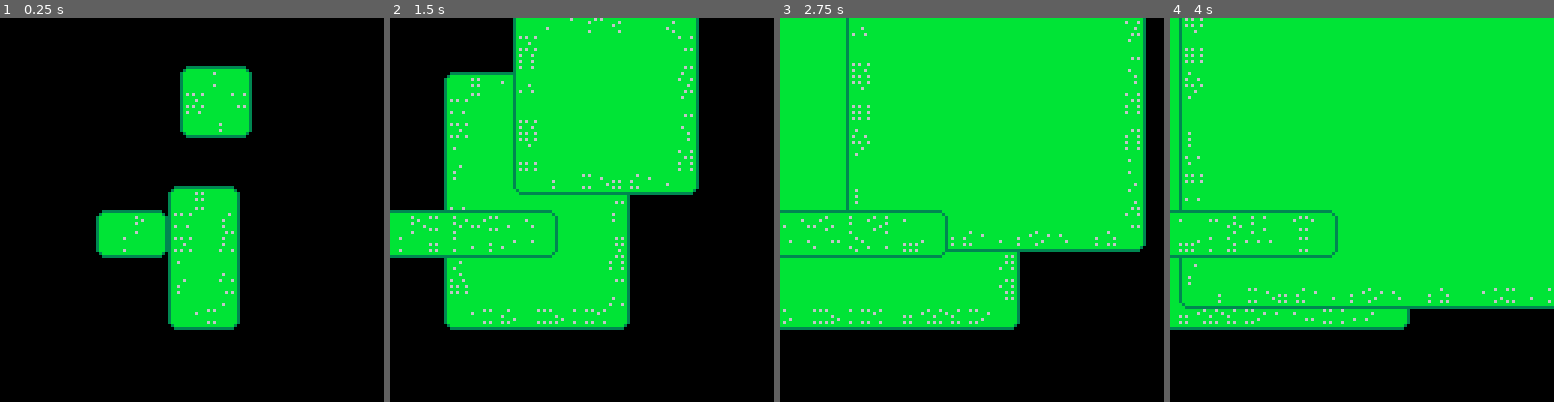
Above: before the commit, frames 1-4 (left to right).
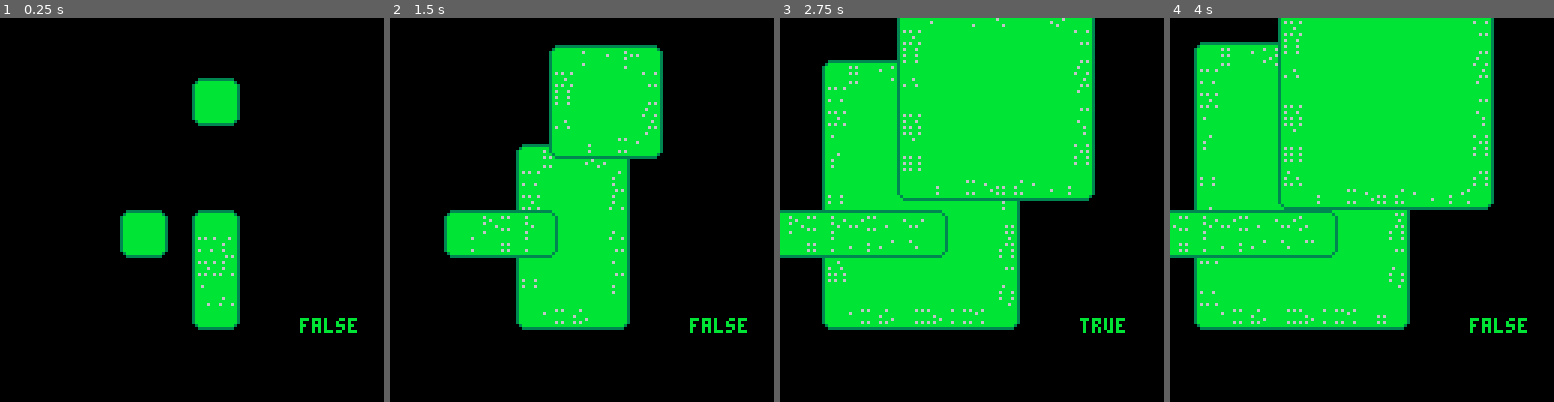
Above: after the commit, the same moments.

Repository: jondkoon/crushed
Game: PICO-8 cartridge crushed_assets.p8
Same seed, same stepped clock (60 frames per second), same inputs: the game is played once before the commit and once after it.
Inputs:
- Up to frame 1 (0.25 s): no input
- Up to frame 2 (1.5 s): tap X (X key) at 0.33, 1.07 s
- Up to frame 3 (2.75 s): tap X (X key) at 1.85 s
- Up to frame 4 (4 s): tap X (X key) at 2.97 s

The runs differ from the first frame. In frame 1, 7.2% of the frame differs, in the area x 25-93%, y 12-83%; in frame 2, 25%; in frame 3, 25%; in frame 4, 28%, in the area x 0-100%, y 0-83%.

Commit message:
Add growth toggle api.

Diff:
--- a/crushed_assets.p8
+++ b/crushed_assets.p8
@@ -3,16 +3,6 @@
 __lua__
 world = {
 	bounds = 128
-}
-
-behaviors = {
-	up = 1,
-	down = 2,
-	left = 3,
-	right = 4,
-	hor_stretch = 5,
-	vert_stretch = 6,
-	expand = 7
 }
 
 platforms = {}
@@ -29,6 +19,7 @@
 		counter = 1,
 		grow_delta = 2,
 		directions = directions,
+		should_grow = false,
 		available_x_slivers = {
 			{26, 0}, -- plain
 			{26, 0}, -- plain
@@ -73,7 +64,9 @@
 		update = function(self)
 			self.counter += 1
 			if self.counter % 2 == 0 then
-				self:grow()
+				if self.should_grow then
+					self:grow()
+				end
 			end
 		end,
 		draw = function(self)
@@ -103,6 +96,9 @@
 			local center_x1 = center_x0 + self.width - (self.corner_sprite_size * 2)
 			local center_y1 = center_y0 + self.height - (self.corner_sprite_size * 2)
 			rectfill(center_x0, center_y0, center_x1, center_y1, 11)
+
+			-- debug
+			print(self.should_grow, 100, 100)
 		end,
 		get_random_x_sliver = function(self)
 			local random_sliver_index = flr(rnd(#self.available_x_slivers)) + 1
@@ -152,6 +148,9 @@
 		get_sliver_y_pos = function(self, i)
 			return self.y + self.height - 8
 		end,
+		toggle_growth = function(self, toggle)
+			self.should_grow = toggle
+		end,
 		grow = function(self)
 			local grow_up = self.directions.up
 			local grow_down = self.directions.down
@@ -199,7 +198,15 @@
 	end
 end
 
+global_grow_toggle = false
 function _update()
+	if (btnp(5)) then
+		global_grow_toggle = not global_grow_toggle
+		for platform in all(platforms) do
+			platform:toggle_growth(global_grow_toggle)
+		end
+	end
+
 	for platform in all(platforms) do
 		platform:update()
 	end
